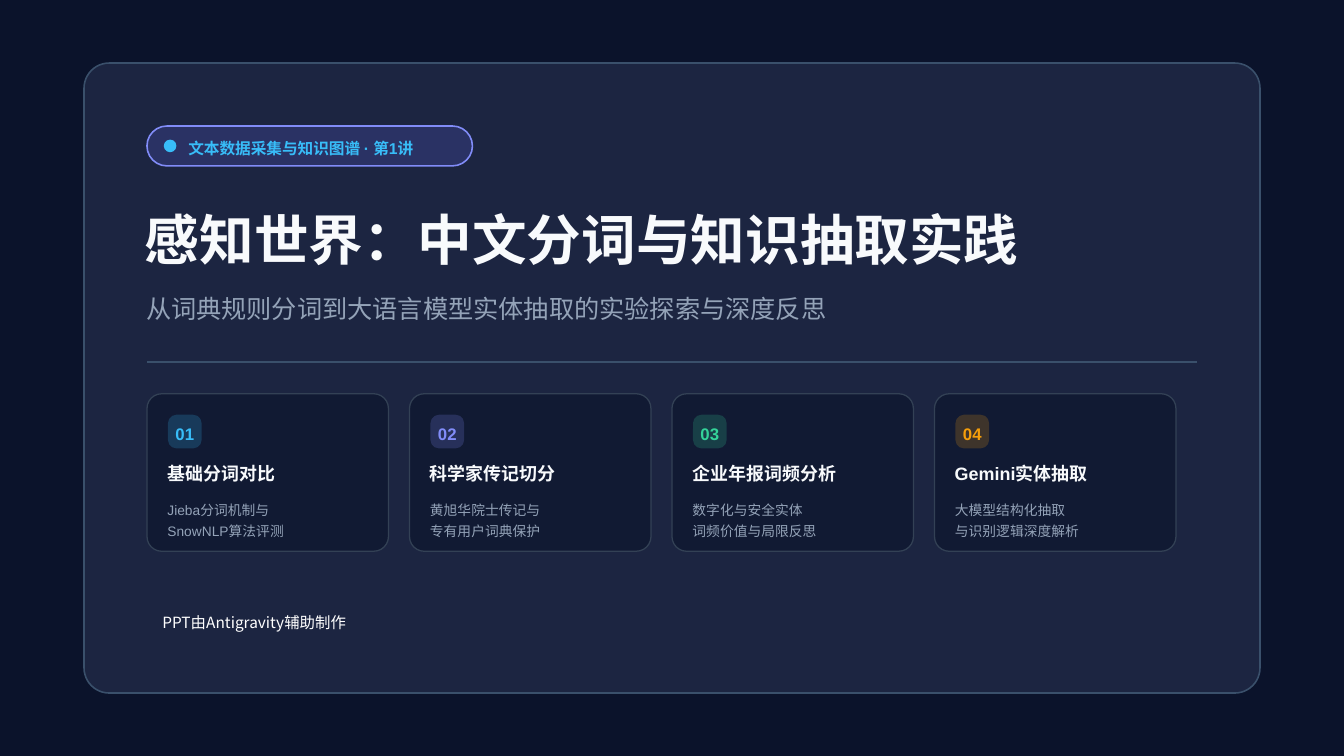
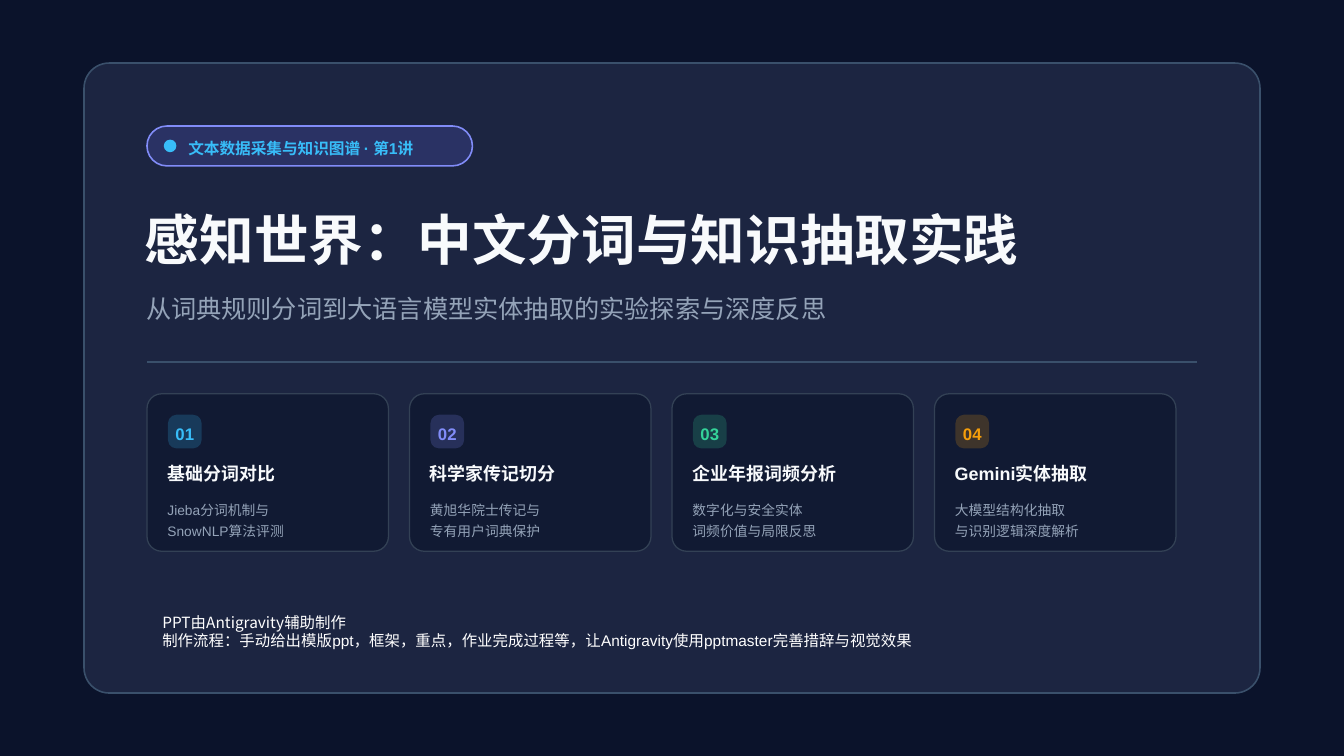
Before and after one commit to Denverzzq/text-mining-course, a slide deck: slide 1 of 第一讲/第1讲_课程作业汇报_感知世界与中文分词实践.pptx. Drawn at 1344x756 pixels with LibreOffice and Linux fonts; fonts in the diff are those of the drawing. Boxes give left, top, right and bottom in pixels: in the first picture for what was removed or moved away, otherwise in the second. Text is boxed around its words. In the diff, an @@ line names an element or a change of style, - is before the commit and + after.

```diff
--- a/第一讲/第1讲_课程作业汇报_感知世界与中文分词实践.pptx
+++ b/第一讲/第1讲_课程作业汇报_感知世界与中文分词实践.pptx
@@ text at [162,631,911,650]: paragraph added @@
+制作流程：手动给出模版ppt，框架，重点，作业完成过程等，让Antigravity使用pptmaster完善措辞与视觉效果
```
